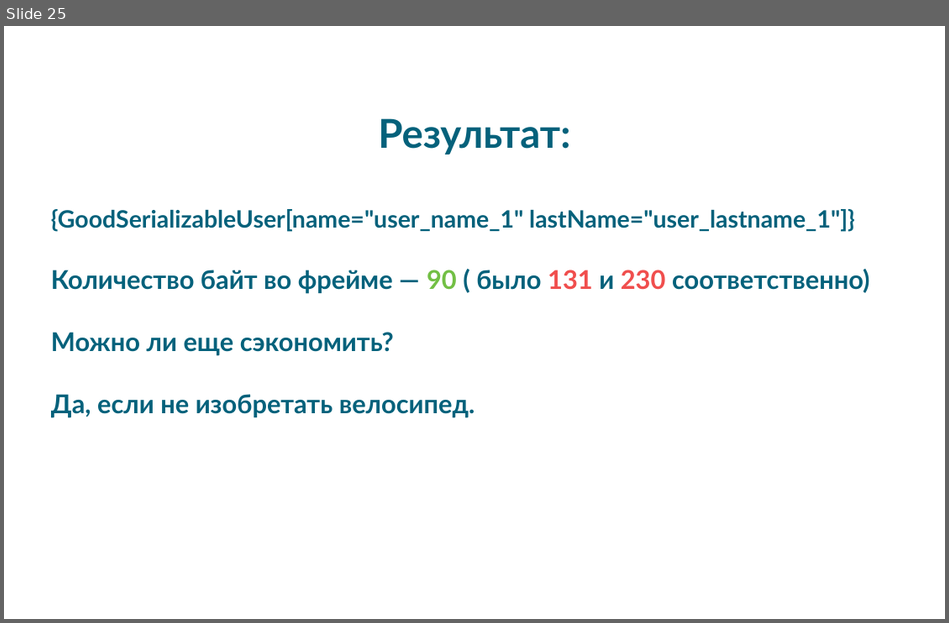
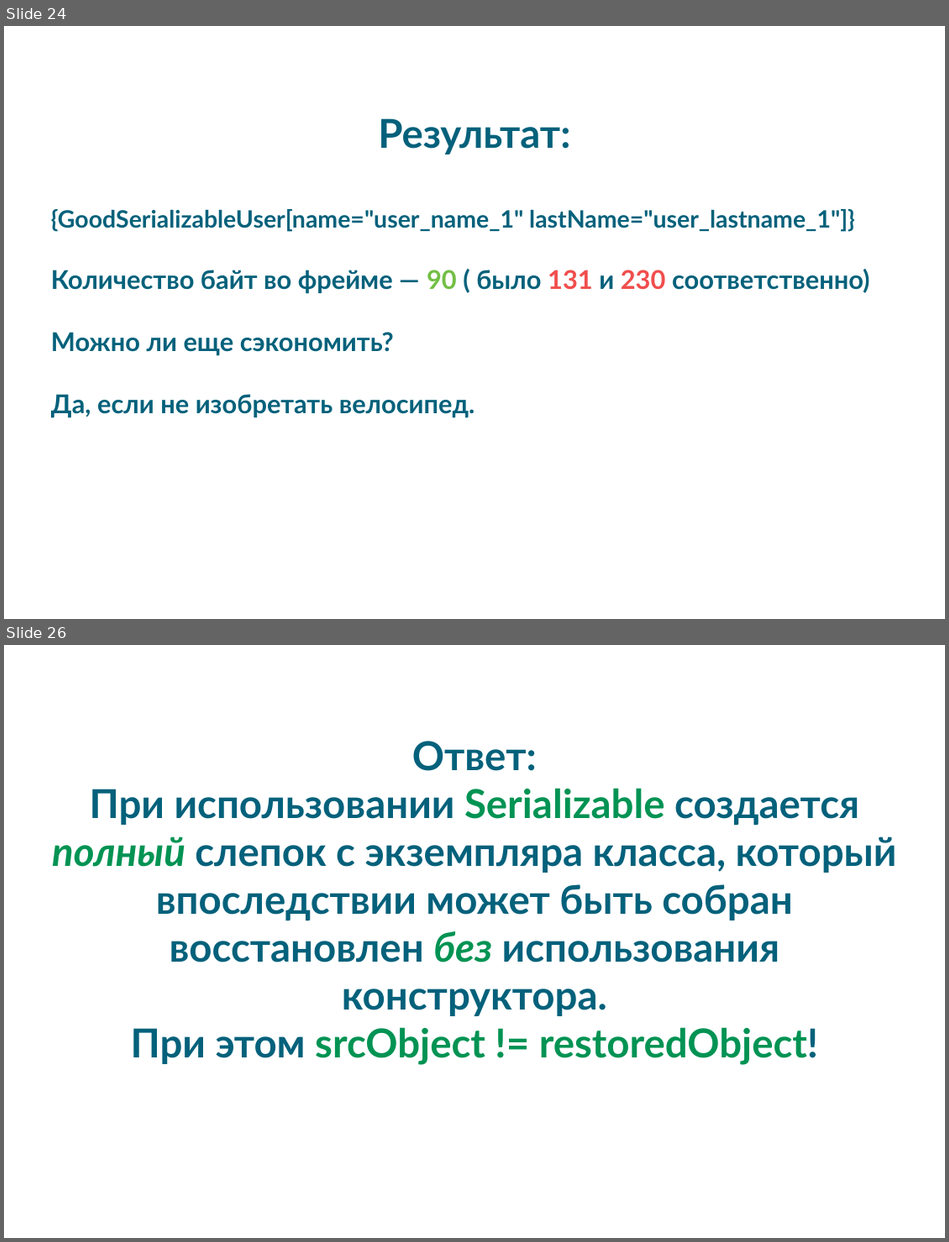
Before and after one commit to pixie1977/JavaSchoolSerialization, a slide deck: JavaSchoolSerialization.odp. Shown one above the other, each under a label of ours: slide 25 before the commit, slides 24 and 26 after it; the slides between them are not shown. The pictures are 949x623 and 949x1242 pixels, drawn with LibreOffice and Linux fonts; fonts in the diff are those of the drawing; background and template pictures are left out. Boxes give left, top, right and bottom in pixels: in the first picture for what was removed or moved away, otherwise in the second. Text is boxed around its words. In the diff, an @@ line names an element or a change of style, - is before the commit and + after.

```diff
--- a/JavaSchoolSerialization.odp
+++ b/JavaSchoolSerialization.odp
@@ slide 26 added at bbox=[4, 645, 945, 1238], background picture (left out) @@
@@ subtitle added at bbox=[52, 741, 897, 1065], 40 pt, text #04617B, bold @@
+Ответ:
+При использовании Serializable создается полный слепок с экземпляра класса, который впоследствии может быть собран восстановлен без использования конструктора.
+При этом srcObject != restoredObject!
@@ what was slide 25 is now slide 24 @@
```
Also in this commit, not shown: 10 slides changed, 4 other slides added, 1 slide removed.
